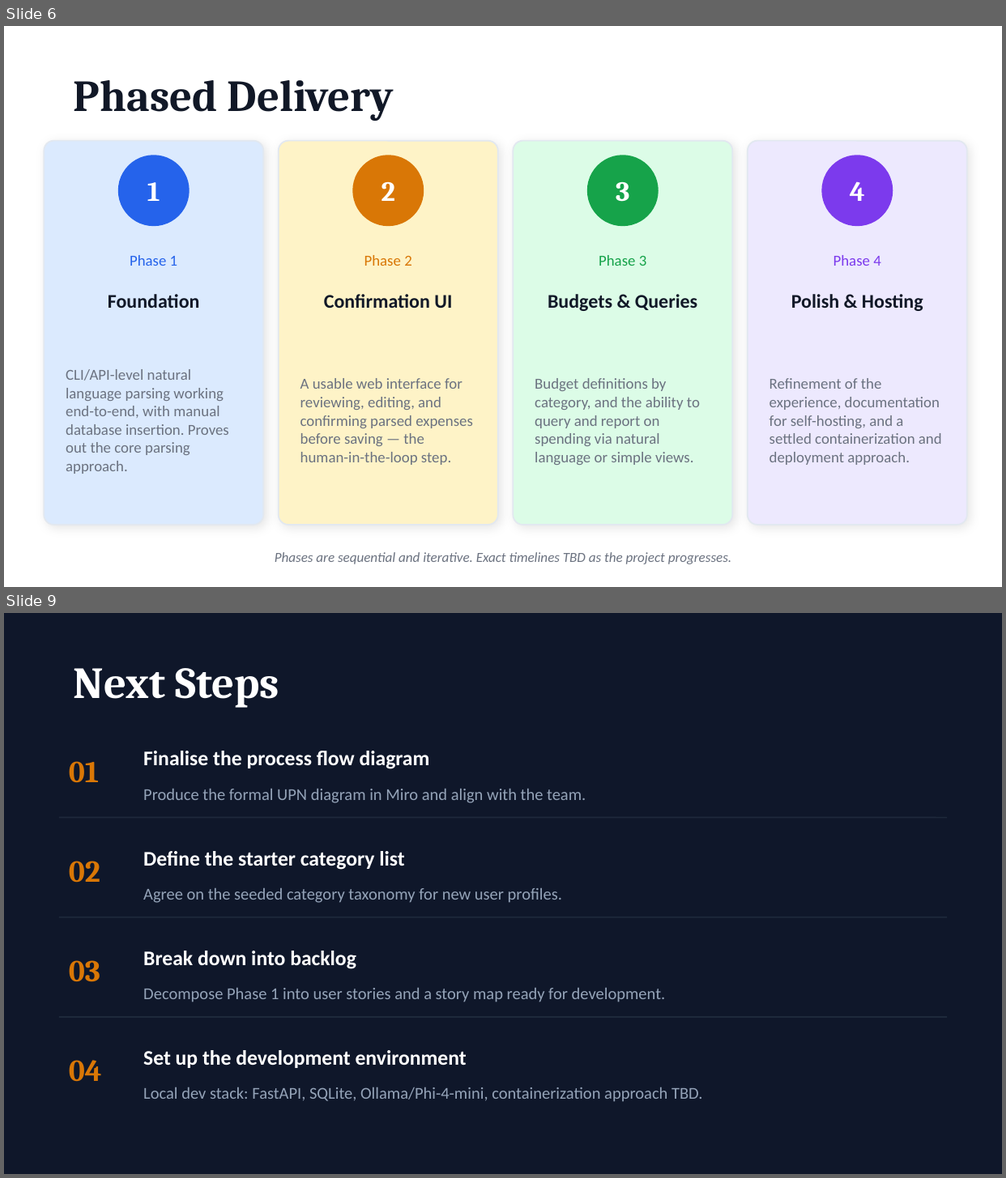
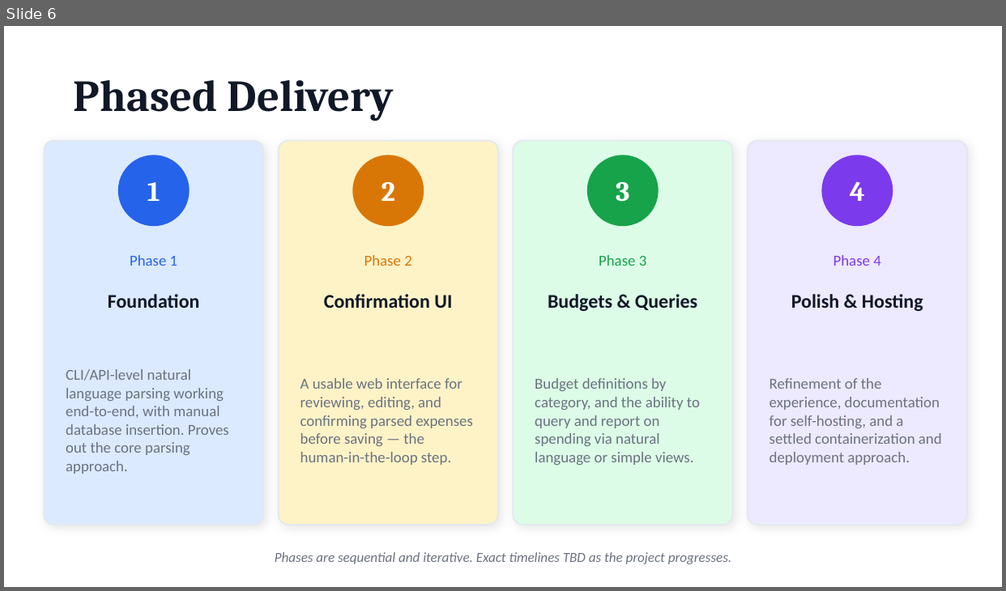
Before and after one commit to lionellam/hercules, a slide deck: Project Hercules - Stakeholder Deck.pptx. Shown one above the other, each under a label of ours: slides 6 and 9 before the commit, slide 6 after it; the slides between them are not shown. The pictures are 1006x1178 and 1006x591 pixels, drawn with LibreOffice and Linux fonts; fonts in the diff are those of the drawing. Boxes give left, top, right and bottom in pixels: in the first picture for what was removed or moved away, otherwise in the second. Text is boxed around its words. In the diff, an @@ line names an element or a change of style, - is before the commit and + after.

```diff
--- a/Project Hercules - Stakeholder Deck.pptx
+++ b/Project Hercules - Stakeholder Deck.pptx
@@ slide 9 removed at bbox=[4, 613, 1002, 1174], background #0F172A @@
@@ text removed at bbox=[74, 668, 279, 708] @@
-Next Steps
@@ text removed at bbox=[143, 751, 430, 769] @@
-Finalise the process flow diagram
@@ text removed at bbox=[69, 761, 99, 783] @@
-01
@@ text removed at bbox=[143, 789, 586, 803] @@
-Produce the formal UPN diagram in Miro and align with the team.
@@ line removed from (59, 818) to (947, 818) @@
@@ text removed at bbox=[143, 851, 404, 870] @@
-Define the starter category list
@@ text removed at bbox=[69, 861, 100, 883] @@
-02
@@ text removed at bbox=[143, 888, 562, 903] @@
-Agree on the seeded category taxonomy for new user profiles.
@@ line removed from (59, 918) to (947, 918) @@
@@ text removed at bbox=[143, 951, 356, 969] @@
-Break down into backlog
@@ text removed at bbox=[69, 960, 100, 982] @@
-03
@@ text removed at bbox=[143, 988, 666, 1003] @@
-Decompose Phase 1 into user stories and a story map ready for development.
@@ line removed from (59, 1017) to (947, 1017) @@
@@ text removed at bbox=[69, 1060, 102, 1082] @@
-04
@@ text removed at bbox=[143, 1050, 467, 1068] @@
-Set up the development environment
@@ text removed at bbox=[143, 1088, 702, 1102] @@
-Local dev stack: FastAPI, SQLite, Ollama/Phi-4-mini, containerization approach TBD.
```
Also in this commit, not shown: 1 slide changed, 2 other slides removed.
